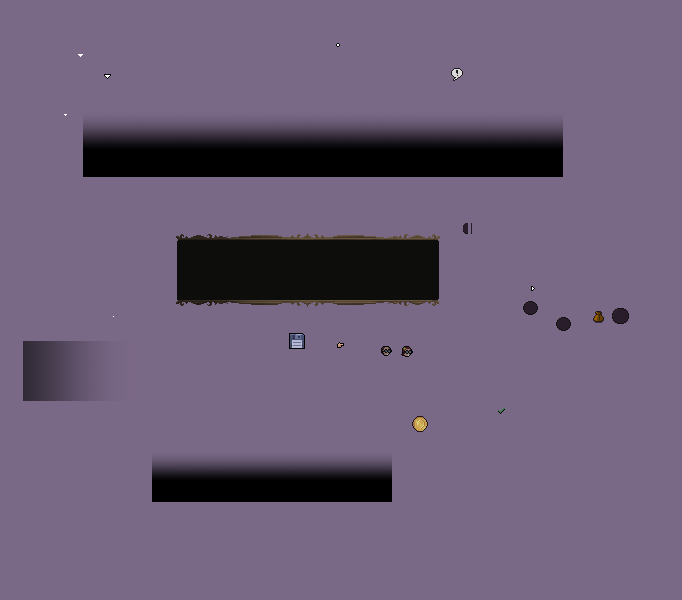
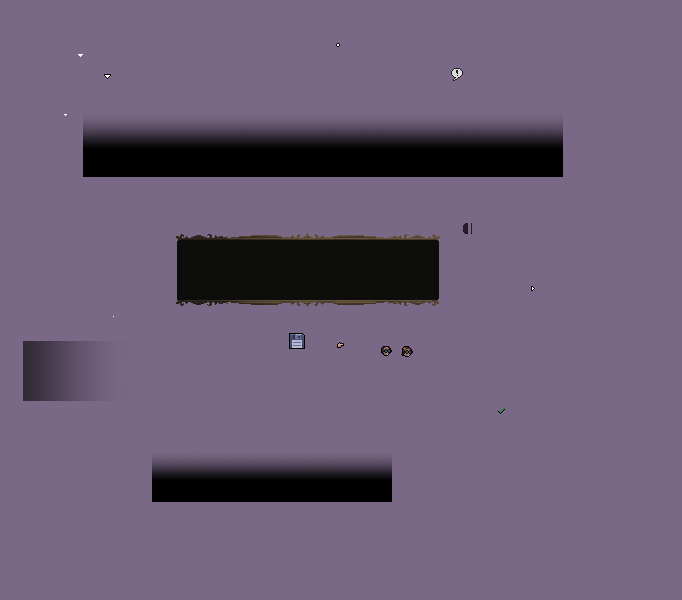
Layer changes from the first 682 x 600 image to the second:
removed group "SackSlot.png" (1 layers) over [left=612, top=308, right=629, bottom=324]
removed layer "Slot" from group "SackSlot.png" over [left=612, top=308, right=629, bottom=324]
removed layer "CoinSlot.png" over [left=556, top=317, right=571, bottom=331]
removed layer "EquipmentSlot.png" over [left=523, top=301, right=538, bottom=315]
removed layer "CoinIcon.png" from group "Icons" over [left=412, top=416, right=428, bottom=432]
painted on "SackIcon.png" over [left=593, top=311, right=604, bottom=322]
